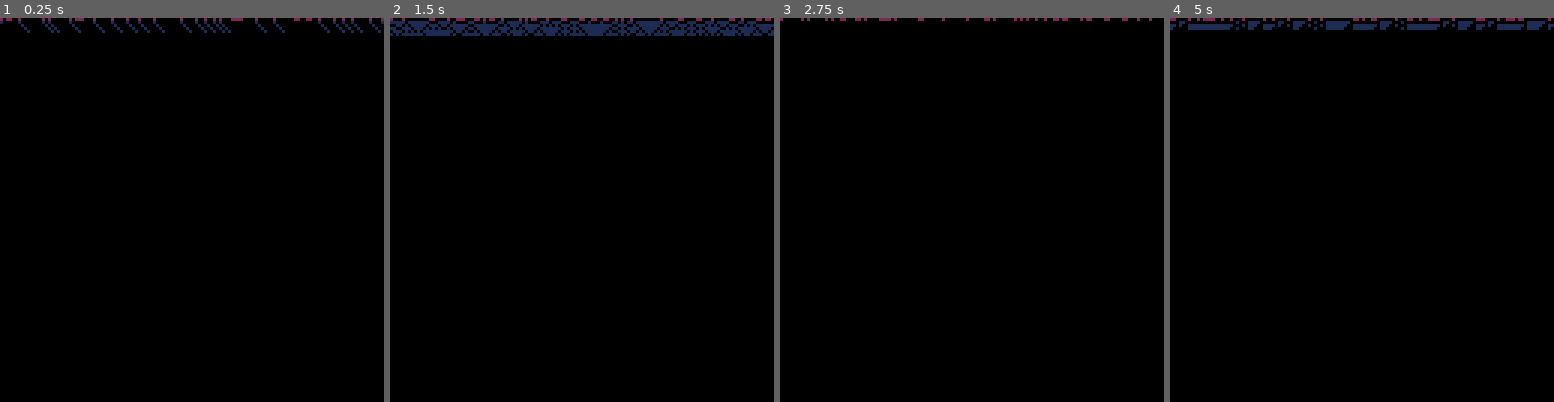
Above: before the commit, frames 1-4 (left to right).
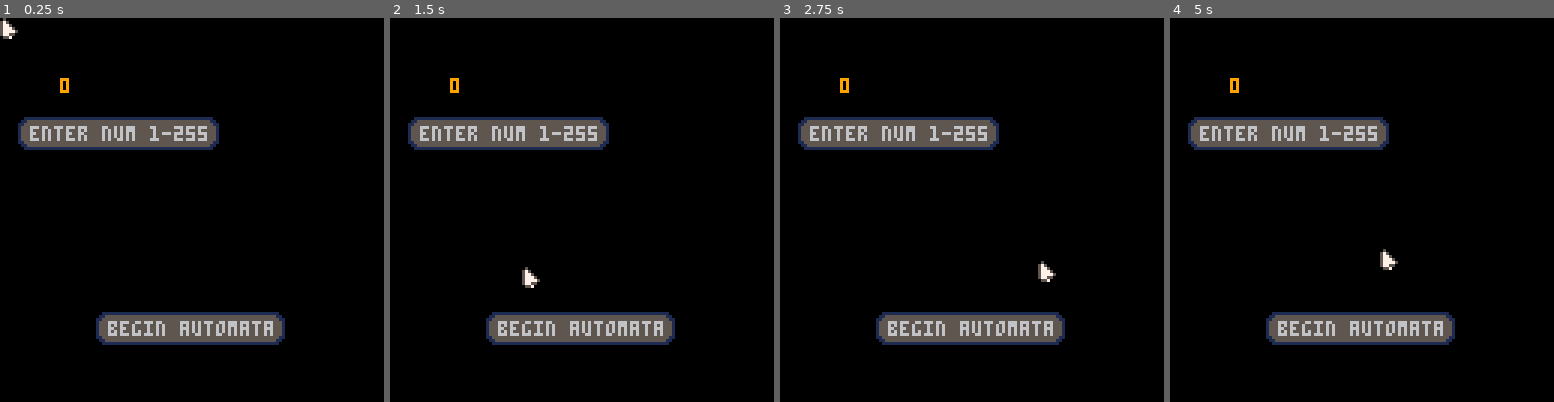
Above: after the commit, the same moments.

Repository: MounifAlzougbi/GameRepo
Game: PICO-8 cartridge automata.p8
The game is run twice, just before and just after one commit, with the same random seed, the same clock (stepped at 60 frames per second) and the same inputs.
Inputs (mouse positions are in pixels of both pictures, inside the frame that each line leads up to):
- Up to frame 1 (0.25 s): no input
- Up to frame 2 (1.5 s): tap O (Z key) at 0.33, 0.7, 1.43 s; click (459, 121) at 0.67 s; tap X (X key) at 1.07 s; click (520, 267) at 1.22 s
- Up to frame 3 (2.75 s): click (975, 114) at 1.77 s; tap X (X key) at 2.07, 2.4, 2.73 s; tap O (Z key) at 2.22 s; click (1037, 259) at 2.32 s
- Up to frame 4 (5 s): click (1492, 106) at 2.87 s; tap X (X key) every 0.33 s from 3.07 to 4.73 s; tap O (Z key) at 3.1, 3.98, 4.87 s; click (1254, 256) at 3.42 s; click (1315, 102) at 3.97 s; click (1381, 248) at 4.52 s

The runs differ from the first frame. In frame 1, 9.6% of the frame differs, in the area x 0-100%, y 0-86%; in frame 2, 12%; in frame 3, 9.1%; in frame 4, 10%.

Commit message:
Update automata.p8
number field, yada yada

Diff:
--- a/automata.p8
+++ b/automata.p8
@@ -3,6 +3,21 @@
 __lua__
 -- mouse stuff/global data types
 
+-- num to tbl
+function num_tbl(num)
+	tbl={}
+	temp={}
+	while num>0 do
+		add(temp,num%10)
+		num=flr(num/10)
+	end
+
+	for i=#temp,1,-1 do
+		add(tbl,temp[i])
+	end
+
+	return tbl
+end
 
 -- returns min val in tbl
 function ret_min(tbl)
@@ -98,8 +113,6 @@
 
 -->8
 
--->8
-
 function is_dead(level)
 	local dead=0
 	for x=1,128 do
@@ -122,32 +135,29 @@
 end
 
 function shift_up()
-
-	for y=2,127 do
+	for y=0,127 do
 		local ytbl={}
-		for x=1,128 do
-			add(ytbl,pget(x,y))
-		end
-
-		for x=1,128 do
-			pset(x,y-1,ytbl[x])
-		end
-
-	end
-
+		for x=0,127 do
+			pset(x,y-1,pget(x,y))
+		end
+	end
 end
 -->8
+-- automata loops
 
 function automata_init()
 
+	cool_rules={18,22,26,30,45,54,57,60,73,90,102,105,106,110,122,126,129,150,153,184,225,1,2,8,16,32,64,128,255,1}
+
 	rule_mem=8000
 
-	rule=184 -- any int 1-256
-
-	rands=50 -- starting points
+	rule=3 -- any int 1-256
+
+	rands=8 -- starting points
 
 	init_state(rands)
 
+	total=0
 	y=0
 
 
@@ -157,12 +167,12 @@
 function new_layer(y)
 
 	for x=0,127 do
-		if x==1 then
-			left=pget(128,y)
+		if x==0 then
+			left=pget(127,y)
 			right=pget(x+1,y)
-		elseif x==128 then
+		elseif x==127 then
 			left=pget(x-1,y)
-			right=pget(1,y)
+			right=pget(0,y)
 		else
 			left=pget(x-1,y)
 			right=pget(x+1,y)
@@ -179,8 +189,6 @@
 	end
 
 end
-
-total=0
 
 function automata_update()
 
@@ -197,11 +205,11 @@
 	end
 
 	if y>127 or is_dead(y)
-		or btn(❎) then
-		local rand=flr(rnd(255))
-		rule=rand
+		or btn(🅾️) then
+		local rand=flr(rnd(#cool_rules-1))+1
+		rule=cool_rules[rand]
 		y=0
---		shift_up
+--		shift_up()
 --		if rule<255 then
 --			rule+=1
 --		else
@@ -219,21 +227,76 @@
 -->8
 -- button stuff
 
-flg=false
-gstate='init'
+state=1
+-- state 1=menu, 2=in automata
 
 function button_pressed(arg)
 	if arg=='start_automata' then
-		gstate=arg
+		state=2
+		output_num=tonum(gb[1].field.output)
+		if output_num>0
+		and output_num<256 then
+			rule=output_num
+			flg=output_num
+--			auto
+		end
 	end
 end
 
 function button_init()
 	gb={}	-- global button array
 
+	-- text/int field is just button
+
+	-- @number field
+	num_field={
+
+	clicked=false,
+	max_int=255,
+	min_int=0,
+	input=0,
+	output=0,
+
+	new=function(s,tbl)
+			tbl=tbl or {}
+			setmetatable(tbl,{
+			__index=s
+			})
+			return tbl
+		end,
+
+	init=function(s)
+
+	end,
+
+	update=function(s)
+
+		if s.input!=nil then
+			if tonum(s.input)==nil then
+				d=1
+			else
+				d=10
+			end
+			s.output=s.output*d+(tonum(s.input) or 0)
+		end
+
+		s.input=nil
+
+		if s.output>s.max_int
+		or s.output<s.min_int then
+			s.output=0
+		end
+
+
+	end
+
+	}
+
+-- @button
 	button={
 		cx,cy,	-- center x,y
-		str,cstr=6,	-- str clr
+		str,lstr,--last str
+		cstr=6,	-- str clr
 		x1,y1,w,h,
 		x_off=1,y_off=4,--rrect ofset
 		r=2,c1=5,c2=1,c3=1,	--c1 main button clr,c2 outline clr, c3 def clr
@@ -241,6 +304,7 @@
 		px,py, -- print x,y
 		br_off=1,	--back rect
 		arg,--passed as arg when pressed
+		init_bool=true,
 
 		new=function(s,tbl)
 			tbl=tbl or {}
@@ -251,9 +315,14 @@
 		end,
 
 		init=function(s)
-			s.x1=(s.cx-#s.str*2)-1-s.r
+			local strl=#tostr(s.str)
+			if s.init_bool then
+				s.og_str=s.str
+			end
+			s.init_bool=false
+			s.x1=(s.cx-strl*2)-1-s.r
 			s.y1=s.cy-s.r-s.y_off
-			s.w1=#s.str*4+s.r*2+s.x_off
+			s.w1=strl*4+s.r*2+s.x_off
 			s.h1=s.y_off*2+1
 
 			s.x=s.x1-s.br_off
@@ -262,11 +331,12 @@
 			s.h=s.h1+s.br_off*2
 
 			s.py=s.cy-s.y_off
-			s.px=s.cx-(#s.str*2)
+			s.px=s.cx-(strl*2)
 		end,
 
 		update=function(s,mouse)
 			local mouse_coll=mouse:is_b_col(s)
+
 			if mouse_coll then
 				s.c2=s.cmo
 			else
@@ -275,7 +345,25 @@
 			if mouse.just_pressed
 			and mouse_coll then
 				button_pressed(s.arg)
+				if s.field then
+					s.field.clicked=true
+				end
+			elseif mouse.just_pressed
+			and mouse_coll!=true
+			and s.field then
+				s.field.clicked=false
+				if tonum(s.str)==0 then
+					s.str=s.og_str
+				end
 			end
+
+			if s.field then
+				if s.lstr!=s.str then
+					s:init()
+				end
+			end
+
+			s.lstr=s.str
 		end,
 
 		draw=function(s)
@@ -289,9 +377,20 @@
 	}
 
 	add(gb,button:new({
-		cx=64,cy=64,--center x,y
+		cx=40,cy=40,
+		str='enter num 1-255',
+		field=num_field:new()
+	}))
+
+	add(gb,button:new({
+		cx=64,cy=105,--center x,y
 		str='begin automata',
 		arg='start_automata'}))--button use
+
+--	add(gb,button:new({
+--		cx=64,cy=90,
+--		str='enter int 1-255',
+--		arg='user int'}))
 
 	for button in all(gb) do
 		button:init()
@@ -302,6 +401,13 @@
 function button_update()
 	for button in all(gb) do
 		button:update(mouse)
+		if button.field then
+			if button.field.clicked then
+				button.field.input=stat(31)
+				button.str=button.field.output
+			end
+			button.field:update()
+		end
 	end
 end
 
@@ -315,23 +421,65 @@
 
 function _init()
 	cls()
---	button_init()
---	mouse:init()
+	button_init()
+	mouse:init()
 	automata_init()
 end
 
 function _update60()
-	automata_update()
---	button_update()
---	mouse:update()
+	if btn(❎) then
+		state=1
+	end
+
+	if state==1 then
+		mouse:update()
+		button_update()
+	elseif state==2 then
+		automata_update()
+	end
 end
 
 function _draw()
---	cls()
---	button_draw()
---	mouse:draw()
+	if state==1 then
+		cls()
+		button_draw()
+		mouse:draw()
+	end
 --	print(flg,0,0,9)
 
+end
+-- game loop
+
+function _init()
+	cls()
+	button_init()
+	mouse:init()
+	automata_init()
+end
+
+function _update60()
+	if btn(❎) then
+		state=1
+	end
+
+	if state==1 then
+		mouse:update()
+		button_update()
+	elseif state==2 then
+		automata_update()
+	end
+end
+
+function _draw()
+	if state==1 then
+		cls()
+		button_draw()
+		mouse:draw()
+	elseif state==2
+	and y>32 then
+		print(rule,60,0,13)
+	end
+	print(gb[1].field.output,20,20,9)
 end
 
 __gfx__
